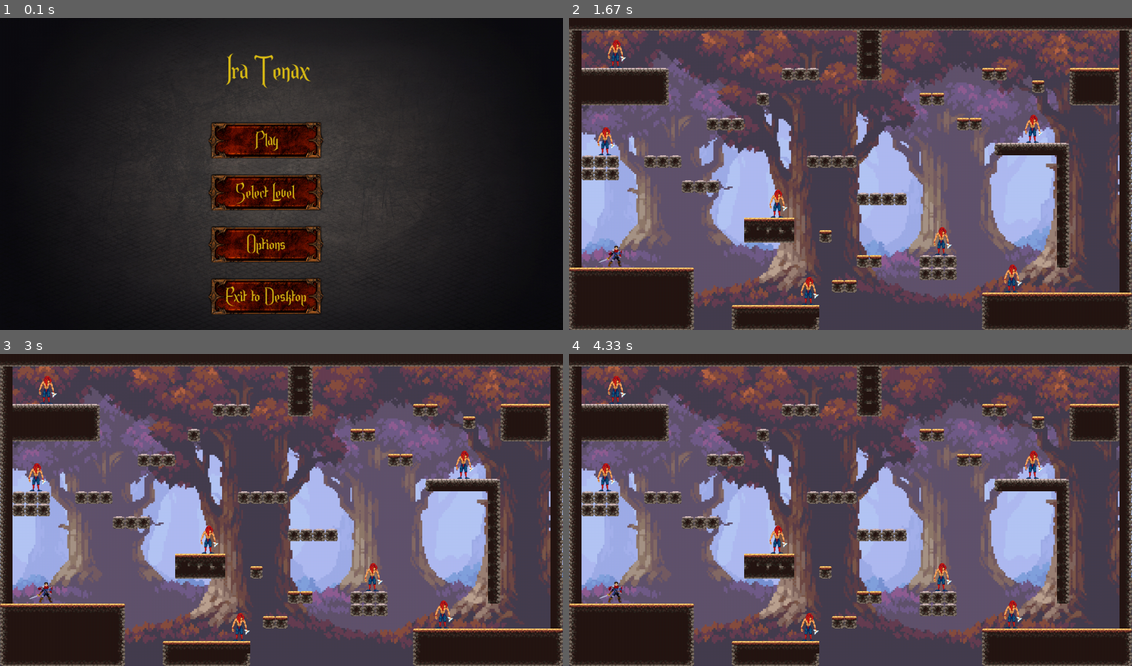
Above: before the commit, frames 1-4 (two rows, left to right).
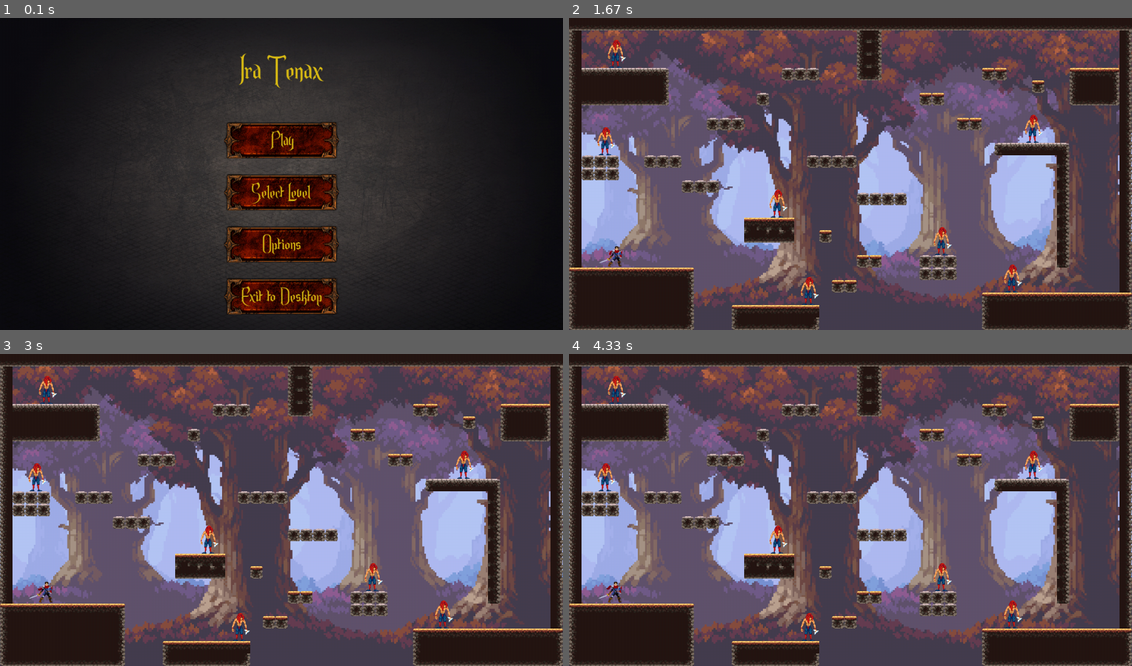
Above: after the commit, the same moments.

Repository: jpledezma/Pygame-segundo-parcial
Game: pygame game, started from src/main.py
Two runs of this game, one before a commit and one after it. Both use one fixed random seed, a clock stepped at 60 frames per second and the inputs below.
Inputs (mouse positions are in pixels of both pictures, inside the frame that each line leads up to):
- Up to frame 1 (0.1 s): no input
- Up to frame 2 (1.67 s): click "Play" at 0.38 s; press the mouse at (788, 205) at 0.7 s; move the mouse to (850, 202) at 0.8 s; release the mouse at (918, 202) at 0.93 s; press the mouse at (850, 295) at 1.03 s; move the mouse to (884, 230) at 1.13 s; release the mouse at (918, 164) at 1.27 s
- Up to frame 3 (3 s): no input
- Up to frame 4 (4.33 s): no input

The runs differ from the first frame. In frame 1, 7.5% of the frame differs, in the area x 37-61%, y 11-95%; in frame 2, less than 0.1%; in frame 3, less than 0.1%; in frame 4, less than 0.1%.

Commit message:
Se añade el menu de opciones

Diff:
--- a/src/game.py
+++ b/src/game.py
@@ -36,7 +36,8 @@
 
 
         self.main_menu = MainMenu(self.screen)
-        # self.pause_menu = Menu(self.screen)
+        self.options_menu = OptionsMenu(self.screen)
+        # self.pause_menu = PauseMenu(self.screen)
 
     def run(self):
         running = True
@@ -46,6 +47,7 @@
                     running = False
 
             self.main_menu.run()
+            self.options_menu.run()
             self.level_1.run()
 
             pygame.display.flip()
--- a/src/menus.py
+++ b/src/menus.py
@@ -1,5 +1,6 @@
 import pygame
 from pygame.locals import *
+from pygame.rect import Rect as Rect
 from config import *
 from os import getcwd, path
 
@@ -36,6 +37,18 @@
         if self.text:
             screen.blit(self.text_surface, self.text_rect)
 
+class SliderButton(Button):
+    def __init__(self, rect: Rect, text: str | None = None) -> None:
+        super().__init__(rect, text)
+        path_img = path.join(getcwd(), "assets", "gui", "slider_button.png")
+        path_img_hover = path.join(getcwd(), "assets", "gui", "slider_button_hover.png")
+
+        self.img = pygame.image.load(path_img)
+        self.img_hover = pygame.image.load(path_img_hover)
+
+        self.img = pygame.transform.scale(self.img, (self.rect.width, self.rect.height))
+        self.img_hover = pygame.transform.scale(self.img_hover, (self.rect.width, self.rect.height))
+
 
 class Menu():
     def __init__(self, screen: pygame.Surface) -> None:
@@ -44,6 +57,9 @@
         path_bg_img = path.join(getcwd(), "assets", "gui", "menu_background.jpg")
         self.background_img = pygame.image.load(path_bg_img)
         self.background_img = pygame.transform.scale(self.background_img, (SCREEN_WIDTH, SCREEN_HEIGHT))
+
+        self.path_font = path.join(getcwd(), "assets", "fonts", "ENDOR___.ttf")
+        self.font = pygame.font.Font(self.path_font, 40)
 
         self.filter = pygame.Surface((SCREEN_WIDTH, SCREEN_HEIGHT), SRCALPHA)
         self.filter.fill((0, 150, 150, 1))
@@ -70,11 +86,9 @@
     def __init__(self, screen: pygame.Surface) -> None:
         super().__init__(screen)
 
-        path_font = path.join(getcwd(), "assets", "fonts", "ENDOR___.ttf")
-        self.font = pygame.font.Font(path_font, 40)
         self.text_surface = self.font.render("Ira Tenax", True, (218, 188, 21))
         self.text_rect = self.text_surface.get_rect()
-        self.text_rect.center = (SCREEN_WIDTH //2 - 25, 100)
+        self.text_rect.center = (SCREEN_WIDTH //2, 100)
 
         self.button_play = Button(pygame.Rect(400, 200, 220, 70), "Play")
         self.button_select_level = Button(pygame.Rect(400, 300, 220, 70), "Select Level")
@@ -82,6 +96,10 @@
         self.button_exit = Button(pygame.Rect(400, 500, 220, 70), "Exit to Desktop")
 
         self.buttons = [self.button_play, self.button_select_level, self.button_options, self.button_exit]
+
+        for button in self.buttons:
+            button.rect.centerx = SCREEN_WIDTH // 2
+            button.text_rect.centerx = SCREEN_WIDTH // 2
 
     def draw(self):
         self.screen.blit(self.background_img, (0, 0))
@@ -111,6 +129,102 @@
                 else:
                     button.hover = False
 
-
-
             self.draw()
+
+class OptionsMenu(Menu):
+    def __init__(self, screen: pygame.Surface) -> None:
+        super().__init__(screen)
+
+        self.secondary_font = pygame.font.Font(self.path_font, 24)
+
+        self.text_surface = self.font.render("Options", True, (218, 188, 21))
+        self.text_rect = self.text_surface.get_rect()
+        self.text_rect.center = (SCREEN_WIDTH // 2 , 100)
+
+        self.text_music_volume_surface = self.secondary_font.render("Music volume", True, (218, 188, 21))
+        self.text_music_volume_rect = self.text_music_volume_surface.get_rect()
+        self.text_music_volume_rect.center = (SCREEN_WIDTH // 2 , 215)
+
+        self.text_effects_volume_surface = self.secondary_font.render("Effects volume", True, (218, 188, 21))
+        self.text_effects_volume_rect = self.text_effects_volume_surface.get_rect()
+        self.text_effects_volume_rect.center = (SCREEN_WIDTH // 2 , 315)
+
+        self.button_music = Button(pygame.Rect(400, 400, 220, 70), "Music on/off")
+        self.button_exit = Button(pygame.Rect(400, 500, 220, 70), "Main Menu")
+
+        self.slider_music = SliderButton(pygame.Rect(400, 250, 35, 20))
+        self.slider_effects = SliderButton(pygame.Rect(400, 350, 35, 20))
+
+        self.range_slider_music = pygame.Rect(0, 0, 300, 10)
+        self.range_slider_music.centery = self.slider_music.rect.centery
+        self.range_slider_music.centerx = SCREEN_WIDTH // 2
+
+        self.range_slider_effects = pygame.Rect(0, 0, 300, 10)
+        self.range_slider_effects.centery = self.slider_effects.rect.centery
+        self.range_slider_effects.centerx = SCREEN_WIDTH // 2
+
+        self.slider_music_pressed = False
+        self.slider_effects_pressed = False
+
+        self.buttons = [self.button_music, self.button_exit, self.slider_music, self.slider_effects]
+
+        for button in self.buttons:
+            if not isinstance(button, SliderButton):
+                button.rect.centerx = SCREEN_WIDTH // 2
+                button.text_rect.centerx = SCREEN_WIDTH // 2
+
+    def draw(self):
+        self.screen.blit(self.background_img, (0, 0))
+
+        pygame.draw.rect(self.screen, (206, 142, 24), self.range_slider_music, border_radius = 5)
+        pygame.draw.rect(self.screen, (206, 142, 24), self.range_slider_effects, border_radius = 5)
+
+        self.screen.blit(self.text_surface, self.text_rect)
+        self.screen.blit(self.text_music_volume_surface, self.text_music_volume_rect)
+        self.screen.blit(self.text_effects_volume_surface, self.text_effects_volume_rect)
+        for button in self.buttons:
+            button.draw(self.screen)
+
+        super().draw()
+
+    def run(self):
+        while self.running:
+            for event in pygame.event.get():
+                if event.type == QUIT:
+                    self.close()
+                if event.type == MOUSEBUTTONDOWN:
+                    if self.button_exit.rect.collidepoint(pygame.mouse.get_pos()):
+                        return
+                    if self.button_music.rect.collidepoint(pygame.mouse.get_pos()):
+                        pass
+                    if self.slider_music.rect.collidepoint(pygame.mouse.get_pos()):
+                        self.slider_music_pressed = True
+                    if self.slider_effects.rect.collidepoint(pygame.mouse.get_pos()):
+                        self.slider_effects_pressed = True
+                if event.type == MOUSEBUTTONUP:
+                    self.slider_music_pressed = False
+                    self.slider_effects_pressed = False
+
+            for button in self.buttons:
+                if button.rect.collidepoint(pygame.mouse.get_pos()):
+                    button.hover = True
+                else:
+                    button.hover = False
+
+            if self.slider_music_pressed:
+                self.slider_music.rect.centerx = pygame.mouse.get_pos()[0]
+
+            if self.slider_effects_pressed:
+                self.slider_effects.rect.centerx = pygame.mouse.get_pos()[0]
+
+            if self.slider_music.rect.centerx <= self.range_slider_music.left:
+                self.slider_music.rect.centerx = self.range_slider_music.left
+            if self.slider_music.rect.centerx >= self.range_slider_music.right:
+                self.slider_music.rect.centerx = self.range_slider_music.right
+
+            if self.slider_effects.rect.centerx <= self.range_slider_effects.left:
+                self.slider_effects.rect.centerx = self.range_slider_effects.left
+            if self.slider_effects.rect.centerx >= self.range_slider_effects.right:
+                self.slider_effects.rect.centerx = self.range_slider_effects.right
+
+            self.draw()
Binary file added: assets/gui/slider_button.png
Binary file added: assets/gui/slider_button_hover.png
